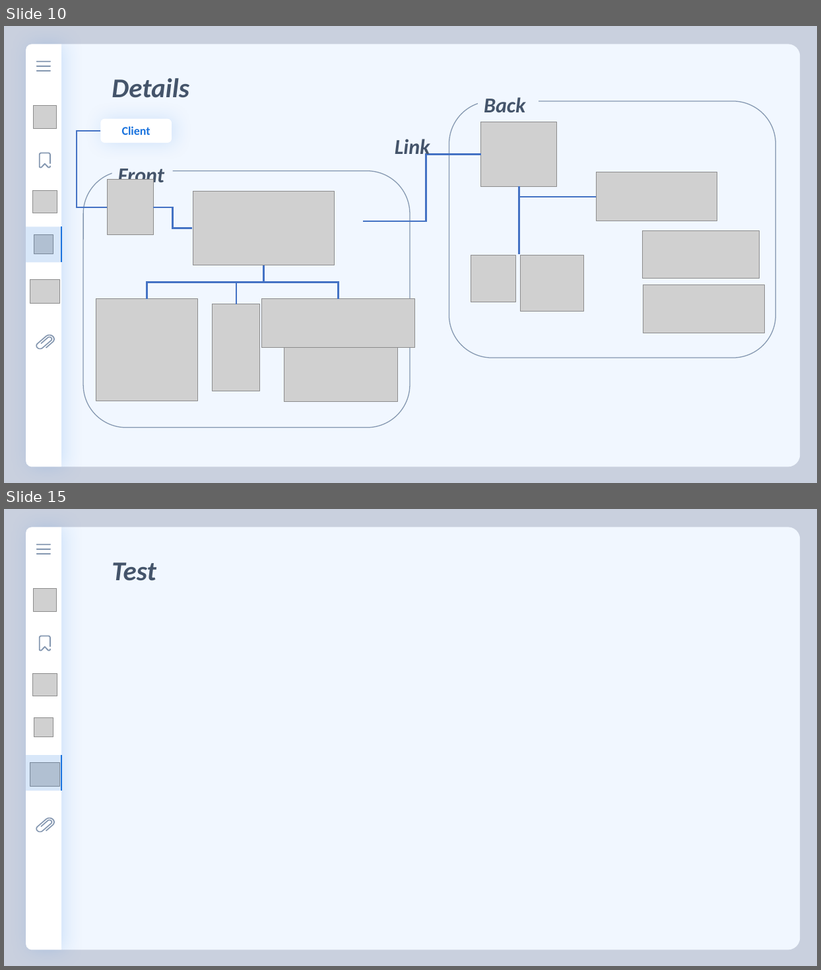
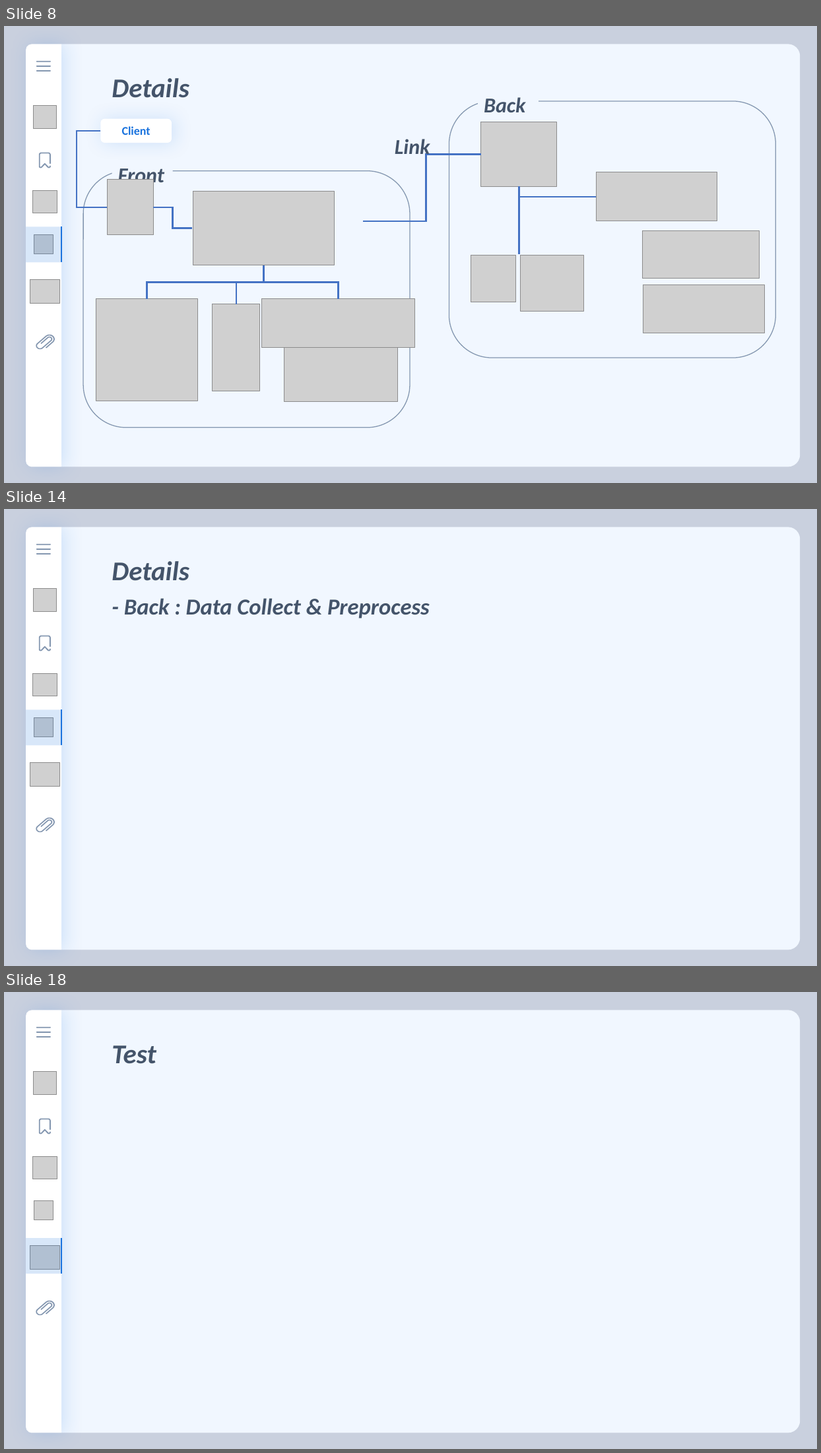
Before and after one commit to florentious/AutoGenerating_VariableName, a slide deck: Text/Presentation/presentation_ver0_3.pptm. Shown one above the other, each under a label of ours: slides 10 and 15 before the commit, slides 8, 14 and 18 after it; the slides between them are not shown. The pictures are 821x970 and 821x1453 pixels, drawn with LibreOffice and Linux fonts; fonts in the diff are those of the drawing; grey boxes stand for pictures. Boxes give left, top, right and bottom in pixels: in the first picture for what was removed or moved away, otherwise in the second. Text is boxed around its words. In the diff, an @@ line names an element or a change of style, - is before the commit and + after.

```diff
--- a/Text/Presentation/presentation_ver0_3.pptm
+++ b/Text/Presentation/presentation_ver0_3.pptm
@@ slide 14 added at [4, 509, 817, 966], background #C9D0DE @@
@@ round same rect added at [61, 527, 801, 951], fill #F1F7FF @@
@@ text added at [112, 561, 189, 581], 32 pt, text #44546A, bold, italic @@
+Details
@@ text added at [124, 598, 430, 619], 27 pt, text #44546A, bold, italic @@
+- Back : Data Collect & Preprocess
@@ table added at [26, 710, 61, 745], 1 rows, 1 columns @@
+
@@ group added at [26, 527, 61, 950]: 4 pictures, 3 rounded rectangles, 2 freeform shapes, 1 round same rect @@
@@ what was slide 10 is now slide 8 @@
@@ what was slide 15 is now slide 18 @@
```
Also in this commit, not shown: 6 slides changed, 5 other slides added, 3 slides removed, 4 other files.
